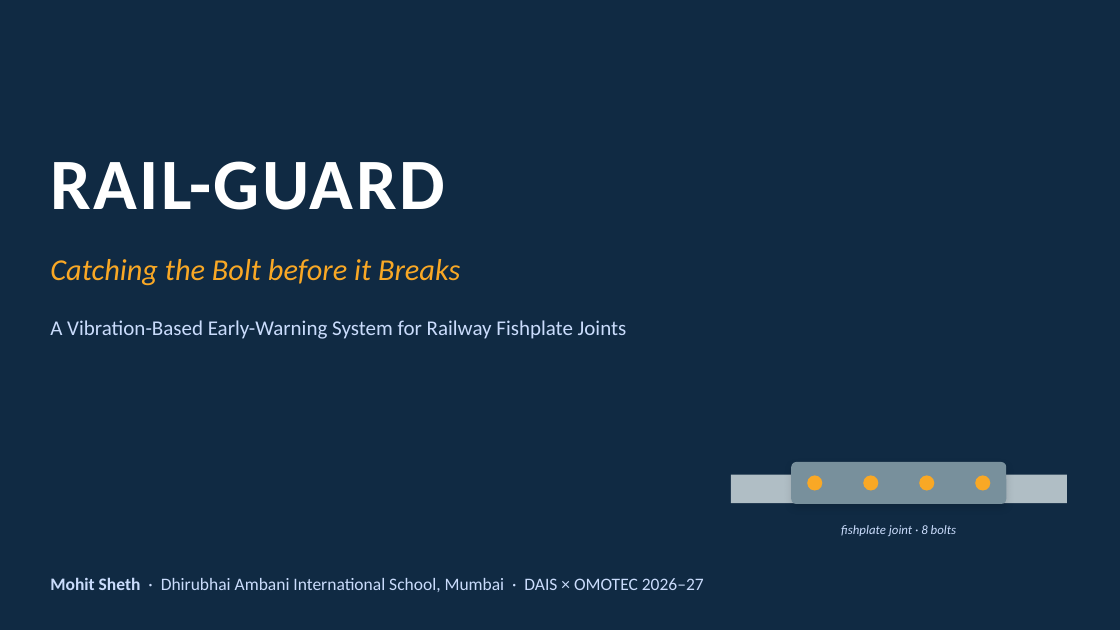
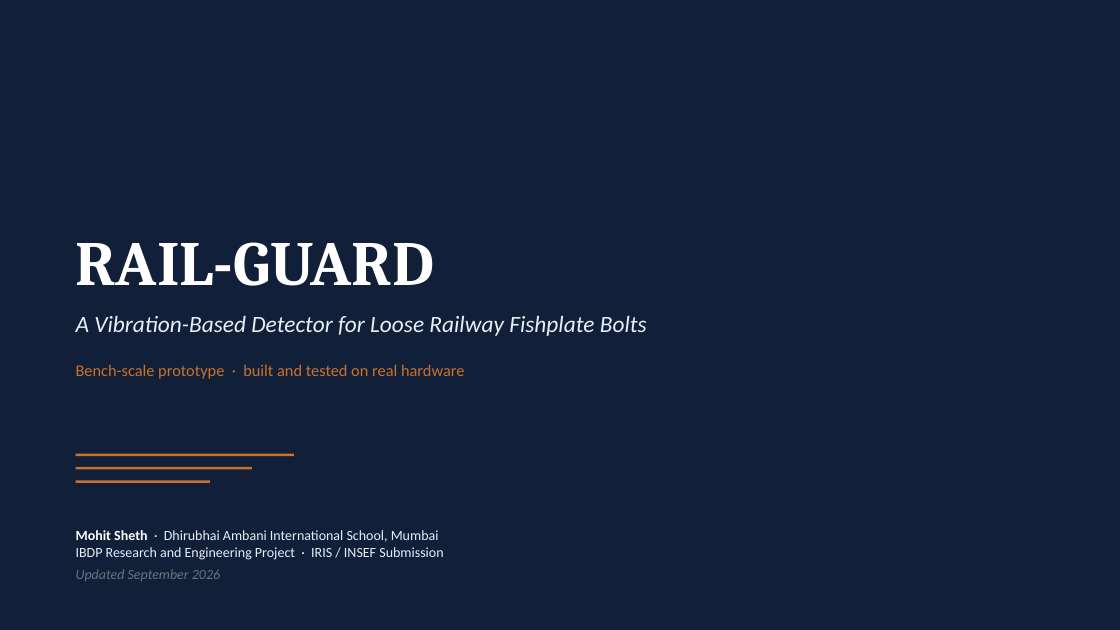
Before and after one commit to MohitSheth10/Rail-Guard, a slide deck: slide 1 of presentations/Rail-Guard_Pitch_Deck - Final.pptx. Drawn at 1120x630 pixels with LibreOffice and Linux fonts; fonts in the diff are those of the drawing. Boxes give left, top, right and bottom in pixels: in the first picture for what was removed or moved away, otherwise in the second. Text is boxed around its words. In the diff, an @@ line names an element or a change of style, - is before the commit and + after.

Commit message:
Update pitch deck: actual bench-build results, embedded demo video, completed-project status

```diff
--- a/presentations/Rail-Guard_Pitch_Deck - Final.pptx
+++ b/presentations/Rail-Guard_Pitch_Deck - Final.pptx
@@ background #102A43 to #121F38 @@
@@ text "RAIL-GUARD": place and size @@
-text "RAIL-GUARD" at [50,161,444,210]
+text "RAIL-GUARD" at [76,242,434,286]
@@ text "RAIL-GUARD" at [76,242,434,286]: size 62 to 54 pt, font Calibri to Cambria, letter spacing 2 to 0 pt @@
@@ text removed at [50,259,460,286] @@
-Catching the Bolt before it Breaks
@@ text at [76,315,647,336]: text changed; size 18 to 20 pt; text colour #CADCFC to #E8EEF7; italic on @@
-A Vibration-Based Early-Warning System for Railway Fishplate Joints
+A Vibration-Based Detector for Loose Railway Fishplate Bolts
@@ text added at [76,364,464,379], 14 pt, text #C8722E @@
+Bench-scale prototype · built and tested on real hardware
@@ rectangle added at [76,454,294,456], fill #C8722E @@
@@ rectangle added at [76,467,252,470], fill #C8722E @@
@@ rounded rectangle removed at [791,462,1007,504] @@
@@ ellipse removed at [807,476,823,491] @@
@@ ellipse removed at [864,476,879,491] @@
@@ rectangle removed at [907,475,1067,503] @@
@@ ellipse removed at [919,476,934,491] @@
@@ ellipse removed at [975,476,991,491] @@
@@ rectangle: place and size @@
-rectangle at [731,475,891,503]
+rectangle at [76,481,210,483]
@@ rectangle at [76,481,210,483]: fill #B0BEC5 to #C8722E @@
@@ text at [76,530,443,581]: text changed; size 15 to 12 pt; text colour #CADCFC to #E8EEF7 @@
-Mohit Sheth · Dhirubhai Ambani International School, Mumbai · DAIS × OMOTEC 2026–27
+Mohit Sheth · Dhirubhai Ambani International School, Mumbai
+IBDP Research and Engineering Project · IRIS / INSEF Submission
+Updated September 2026
@@ text removed at [841,525,956,536] @@
-fishplate joint · 8 bolts
```
Also in this commit, not shown: 2 other slides changed, 6 slides added, 6 slides removed.
